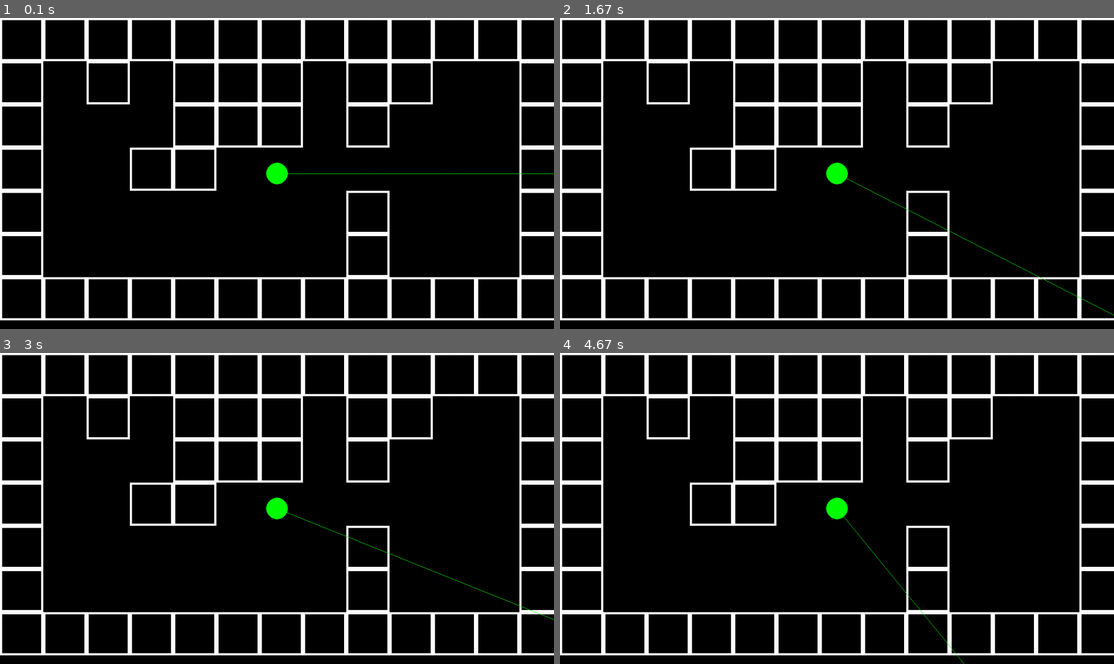
Above: before the commit, frames 1-4 (two rows, left to right).
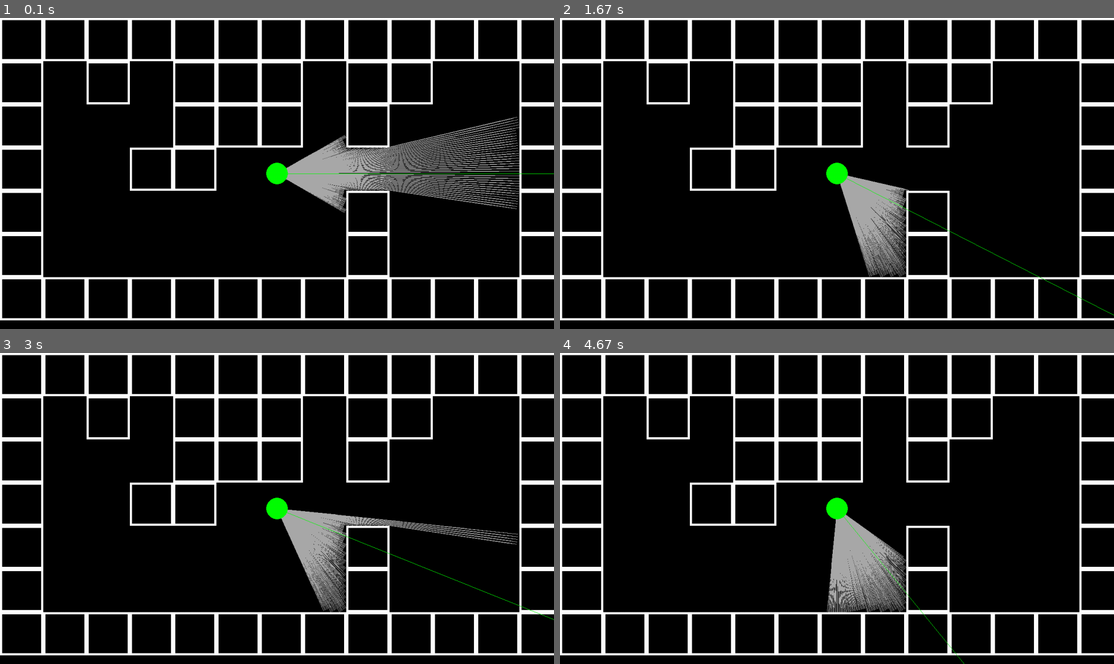
Above: after the commit, the same moments.

Repository: TecHeReTiC3141/pygameRaycasting
Game: pygame game, started from main.py
Same seed, same stepped clock (60 frames per second), same inputs: the game is played once before the commit and once after it.
Inputs:
- Up to frame 1 (0.1 s): no input
- Up to frame 2 (1.67 s): hold Right 0.33-0.8 s; hold Right 0.83-1.3 s; hold Left from 1.33 s (still down)
- Up to frame 3 (3 s): release Left at 1.87 s; hold Left 1.9-2.37 s; hold Right from 2.4 s (still down)
- Up to frame 4 (4.67 s): release Right at 3.03 s; hold Left 3.07-3.53 s; hold Right 3.57-4.03 s; hold Right 4.07-4.53 s; hold Left from 4.57 s (still down)

The runs differ from the first frame. In frame 1, 5.9% of the frame differs, in the area x 51-94%, y 31-63%; in frame 2, 2.7%; in frame 3, 3.1%; in frame 4, 3.3%.

Commit message:
Sloppy raycasting is in progress.

Diff:
--- a/GameObjects.py
+++ b/GameObjects.py
@@ -2,6 +2,8 @@
 
 
 class Player:
+
+
 
     def __init__(self, x, y):
         self.x, self.y = x, y
@@ -12,12 +14,16 @@
         self.speed = 5
         self.angle = 0
 
+
     def draw(self, display: pygame.Surface):
         pygame.draw.circle(self.surf, 'green', (25, 25), 25)
+
         pygame.draw.line(display, 'green', self.cur_rect.center,
                          (self.cur_rect.centerx + DISP_WIDTH * math.cos(self.angle),
                           self.cur_rect.centery + DISP_HEIGHT * math.sin(self.angle)))
         display.blit(self.surf, self.cur_rect)
+
+
 
     def move(self):
         self.prev_rect = self.cur_rect.copy()
@@ -87,3 +93,22 @@
     def physics(self, entity: Player):
         for wall in self.walls:
             wall.collide(entity)
+
+    def raycasting(self, player: Player, display: pygame.Surface):
+        cur_ang = player.angle - FOV / 2
+        for ray in range(NUM_RAYS):
+            cur_ang += FOV / NUM_RAYS
+            sin_r, cos_r = math.sin(cur_ang), math.cos(cur_ang)
+            coll = False
+            for depth in range(0, MAX_DEPTH, 10):
+                x = player.cur_rect.centerx + depth * cos_r
+                y = player.cur_rect.centery + depth * sin_r
+
+                for wall in self.walls:
+                    if wall.cur_rect.collidepoint((x, y)):
+                        coll = True
+                        break
+                if coll:
+                    break
+                pygame.draw.line(display, 'darkgray',
+                                player.cur_rect.center, (x, y))
--- a/const.py
+++ b/const.py
@@ -1,8 +1,11 @@
 import math
 import pygame
 
+DISP_WIDTH, DISP_HEIGHT = 1280, 720
 
-DISP_WIDTH, DISP_HEIGHT = 1280, 720
+FOV = math.pi / 3
+NUM_RAYS = 100
+MAX_DEPTH = 600
 
 map = [
     '#############',
--- a/main.py
+++ b/main.py
@@ -18,6 +18,7 @@
 
     room.draw(display)
     room.physics(player)
+    room.raycasting(player, display)
     player.draw(display)
     player.move()
 
